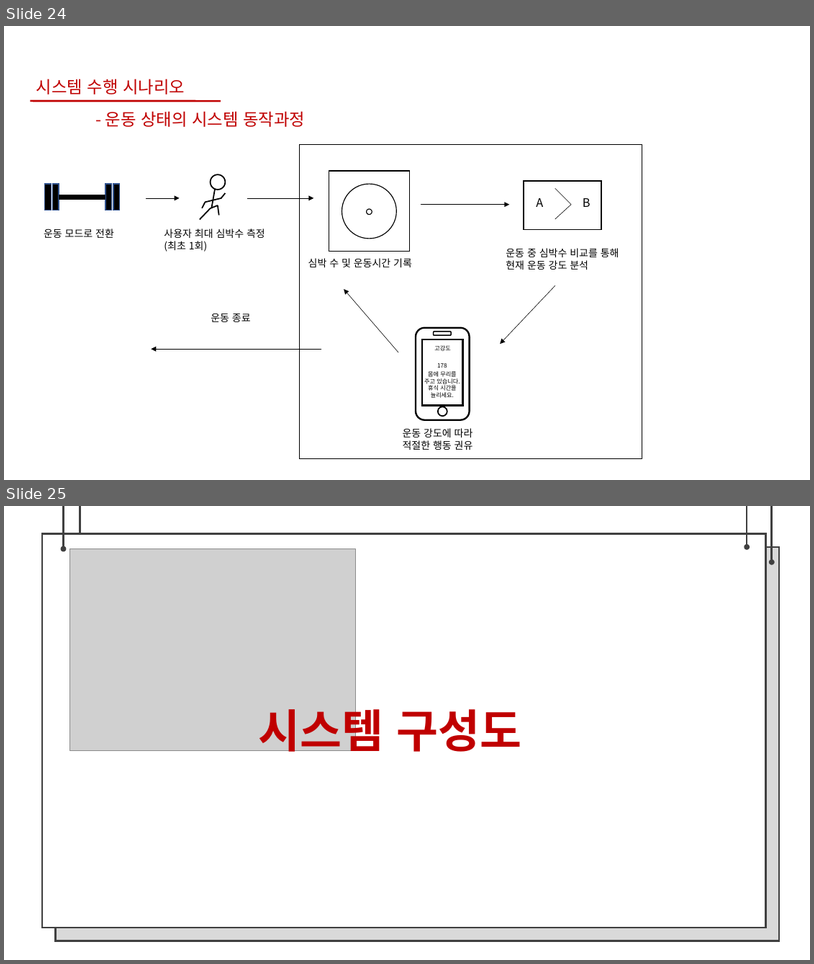
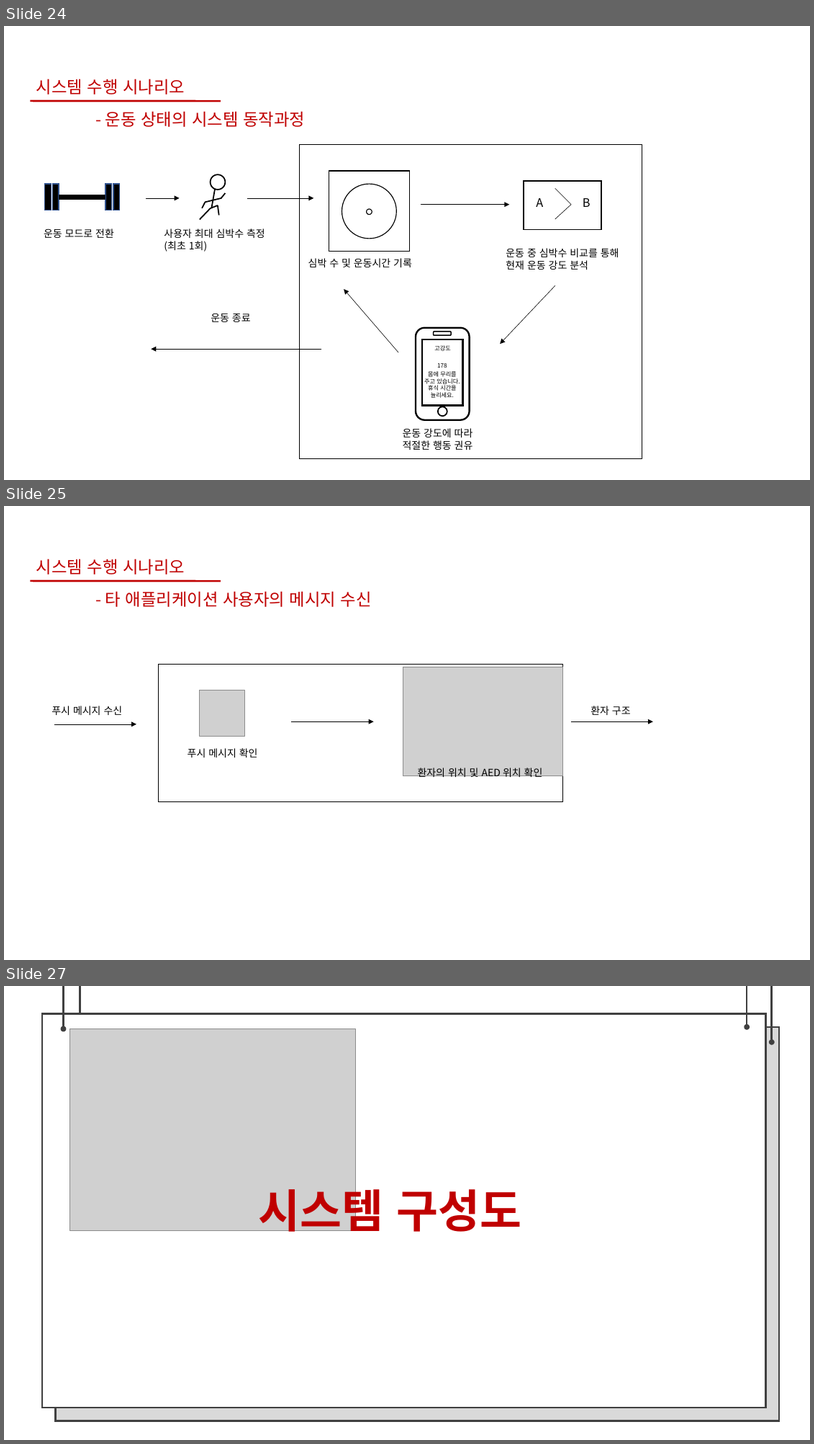
Before and after one commit to bajahoe/gitchana, a slide deck: 제안서 팀장 조동윤, 팀원 임종운.pptx. Shown one above the other, each under a label of ours: slides 24 and 25 before the commit, slides 24, 25 and 27 after it; the slides between them are not shown. The pictures are 814x964 and 814x1444 pixels, drawn with LibreOffice and Linux fonts; fonts in the diff are those of the drawing; grey boxes stand for pictures; background and template pictures are left out. Boxes give left, top, right and bottom in pixels: in the first picture for what was removed or moved away, otherwise in the second. Text is boxed around its words. In the diff, an @@ line names an element or a change of style, - is before the commit and + after.

Commit message:
문서 수정
ppt 내용 수정 시나리오 추가

```diff
--- a/제안서 팀장 조동윤, 팀원 임종운.pptx
+++ b/제안서 팀장 조동윤, 팀원 임종운.pptx
@@ slide 25 added at (4,506,810,960), background #FFFFFF @@
@@ text added at (36,559,185,574), 20 pt, text #C00000 @@
+시스템 수행 시나리오
@@ line added from (30, 581) to (221, 581), #C00000 2.25 pt @@
@@ text added at (106,591,372,607), 20 pt, text #C00000 @@
+- 타 애플리케이션 사용자의 메시지 수신
@@ rectangle added at (159,664,563,801), outline #000000 1 pt @@
@@ picture added at (404,667,563,776) @@
@@ picture added at (199,690,244,736) @@
@@ text added at (52,705,123,715), 12 pt, text #000000 @@
+푸시 메시지 수신
@@ arrow added from (291, 721) to (373, 721), #000000 0.5 pt @@
@@ arrow added from (571, 721) to (653, 721), #000000 0.5 pt @@
@@ text added at (591,705,631,715), 12 pt, text #000000 @@
+환자 구조
@@ arrow added from (54, 724) to (136, 724), #000000 0.5 pt @@
@@ text added at (188,748,258,757), 12 pt, text #000000 @@
+푸시 메시지 확인
@@ text added at (418,767,543,779), 12 pt, text #000000 @@
+환자의 위치 및 AED 위치 확인
@@ what was slide 25 is now slide 27 @@
```
Also in this commit, not shown: 3 slides changed, 1 other slide added, 1 other file.
